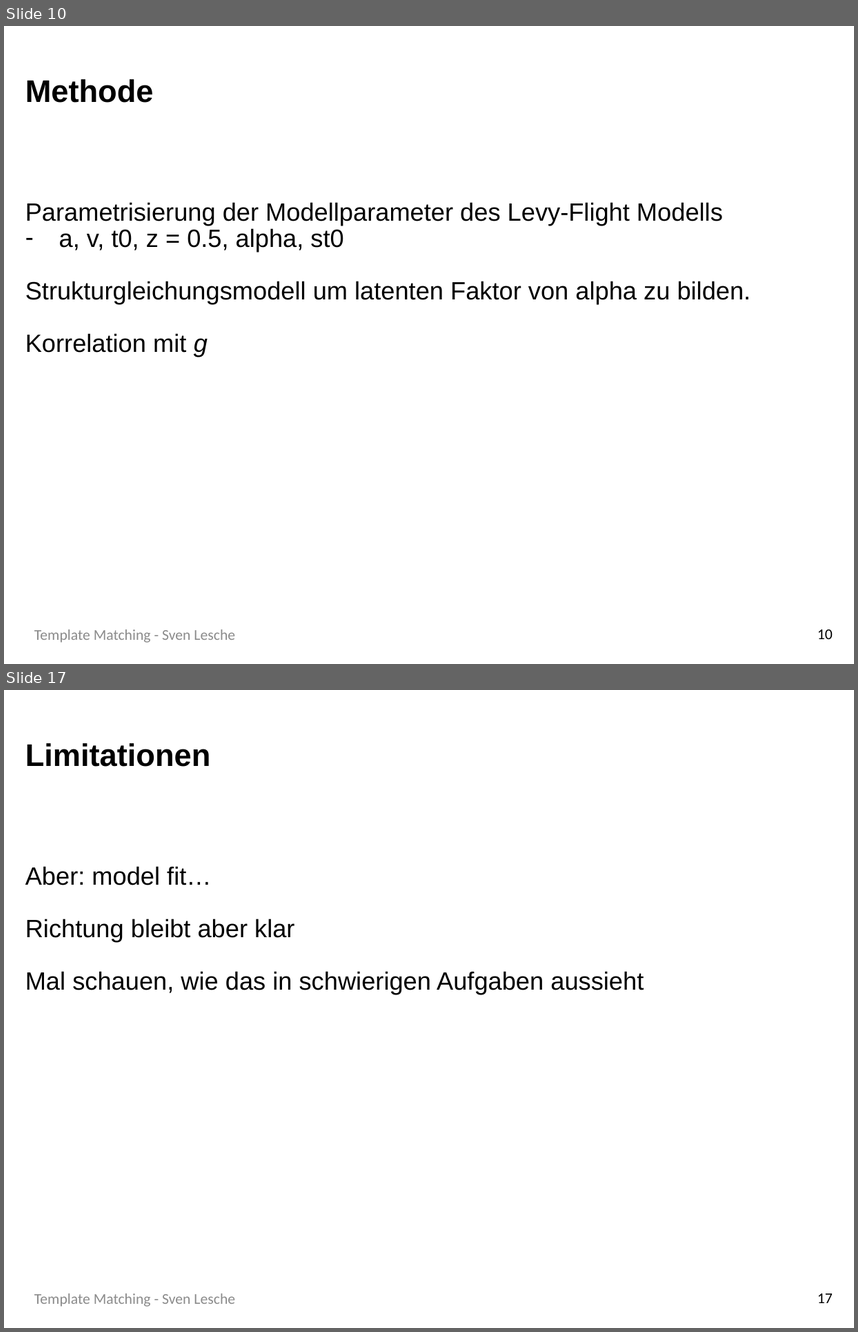
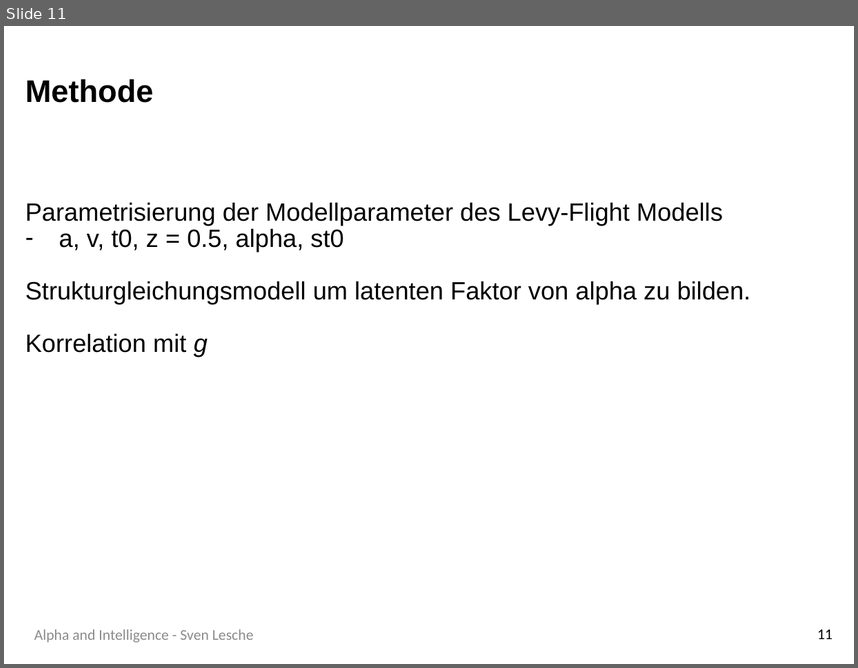
Before and after one commit to SLesche/levy-intelligence, a slide deck: presentations/levy_presentation.pptx. Shown one above the other, each under a label of ours: slides 10 and 17 before the commit, slide 11 after it; the slides between them are not shown. The pictures are 858x1332 and 858x668 pixels, drawn with LibreOffice and Linux fonts; fonts in the diff are those of the drawing; background and template pictures are left out. Boxes give left, top, right and bottom in pixels: in the first picture for what was removed or moved away, otherwise in the second. Text is boxed around its words. In the diff, an @@ line names an element or a change of style, - is before the commit and + after.

```diff
--- a/presentations/levy_presentation.pptx
+++ b/presentations/levy_presentation.pptx
@@ slide 17 removed at (x1=4, y1=690, x2=854, y2=1328), background #FFFFFF @@
@@ title removed at (x1=25, y1=743, x2=211, y2=767) @@
-Limitationen
@@ text removed at (x1=25, y1=866, x2=644, y2=994) @@
-Aber: model fit…
-Richtung bleibt aber klar
-Mal schauen, wie das in schwierigen Aufgaben aussieht
@@ text removed at (x1=34, y1=1293, x2=235, y2=1306) @@
-Template Matching - Sven Lesche
@@ page number removed at (x1=818, y1=1293, x2=833, y2=1303) @@
-17
@@ what was slide 10 is now slide 11 @@
@@ slide 11 changed as well @@
@@ text at (x1=34, y1=629, x2=254, y2=642): text changed @@
-Template Matching - Sven Lesche
+Alpha and Intelligence - Sven Lesche
@@ page number at (x1=818, y1=629, x2=833, y2=639): text changed @@
-10
+11
```
Also in this commit, not shown: 19 other slides changed, 3 slides added, 1 other slide removed.
